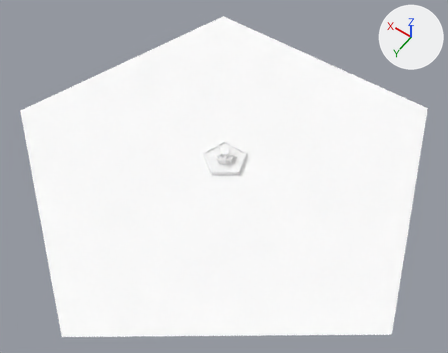
The Blender file Assets/Environment/Gardens/Gardens.blend as it was, and as the next commit left it.
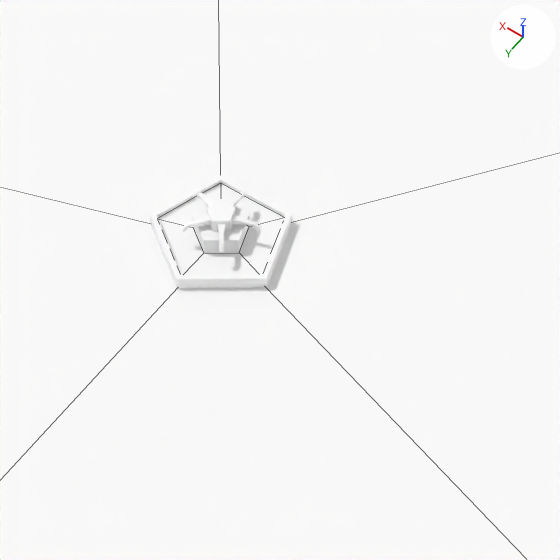
There are two pictures of each version: one whole from a 50 mm lens placed at (-50.0, 70.4, 104.8), pointed at (-2.8, 4.3, 0.9), one close up on the part from 35% to 73% of the width and 25% to 73% of the height. Arrows for +X, +Y and +Z are at upper right; the lights stay in place. The close-ups show mesh edges as thin lines.

The older version as bpy lines, for what is in view:
```python
me_circle = bpy.data.meshes.new('Circle')
me_circle.from_pydata(...)  # 10 vertices, 5 faces; spans x -47.6..47.6, y -40.5..50.0, z 0.0
me_circle.materials.append(mat_material)  # its picture is missing
# before: 0 (0.0, 50.0, 0.0), 1 (-47.6, 15.5, 0.0), 2 (-29.4, -40.5, 0.0), 3 (29.4, -40.5, 0.0), 4 (47.6, 15.5, 0.0)
# before: 5 (0.0, 1.0, 0.0), 6 (-1.0, 0.3, 0.0), 7 (-0.6, -0.8, 0.0), 8 (0.6, -0.8, 0.0), 9 (1.0, 0.3, 0.0)
me_circle_001 = bpy.data.meshes.new('Circle.001')
me_circle_001.from_pydata(...)  # 47 vertices, 34 faces; spans x -2.94..2.94, y -4.05..0.0, z 0.0..3.0
me_circle_001.polygons.foreach_set('use_smooth', [True] * 34)
me_circle_001.materials.append(mat_material)  # its picture is missing
me_circle_002 = bpy.data.meshes.new('Circle.002')
me_circle_002.from_pydata([(-2.65, -3.64, 0.67), (2.65, -3.64, 0.67), (-1.17, -1.62, 0.67), (1.17, -1.62, 0.67)], [], [(1, 3, 2, 0)])
me_circle_002.polygons.foreach_set('use_smooth', [True] * 1)
me_circle_002.materials.append(mat_material)  # its picture is missing
ob_grass = bpy.data.objects.new('Grass', me_circle)
ob_grass.location = (0.0, 0.0, 0.0)
ob_water = bpy.data.objects.new('Water', me_circle_002)
ob_water.parent = ob_well
ob_water.location = (0.0, 0.0, 0.0)
_m = ob_water.modifiers.new('Array', 'ARRAY')
_m.count = 5
_m.constant_offset_displace = (0.0, 0.0, 0.0)
_m.use_relative_offset = False
_m.use_merge_vertices = True
_m.use_object_offset = True
_m.offset_object = ob_empty
_m = ob_water.modifiers.new('EdgeSplit', 'EDGE_SPLIT')
_m.split_angle = 0.984
ob_well = bpy.data.objects.new('Well', me_circle_001)
ob_well.location = (0.0, 0.0, 0.0)
_m = ob_well.modifiers.new('Array', 'ARRAY')
_m.count = 5
_m.constant_offset_displace = (0.0, 0.0, 0.0)
_m.use_relative_offset = False
_m.use_merge_vertices = True
_m.use_object_offset = True
_m.offset_object = ob_empty
_m = ob_well.modifiers.new('EdgeSplit', 'EDGE_SPLIT')
_m.split_angle = 0.984
```
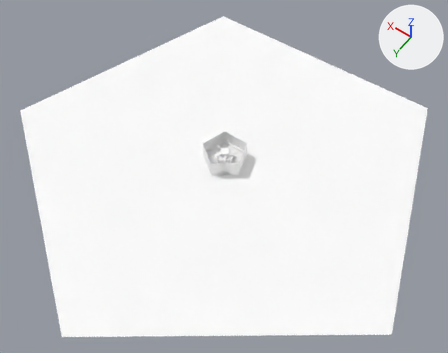
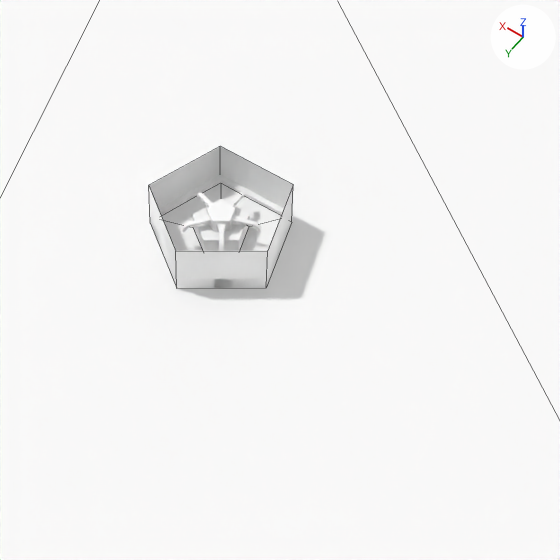
The change, as a list of edits to the scene's bpy script:
```text
Change me_circle:
    where me_circle.from_pydata(...)  # 10 vertices, 5 faces; spans x -47.6..47.6, y -40.5..50.0, z 0.0
    used by ob_grass; location = (0.0, 0.0, 0.0)
    verts and faces of me_circle; kept vertices keep their numbers, new ones are numbered from 10
    me_circle part 1
    add delete_vertices([*range(5, 10)])  # with the faces that use them
    add faces += [(1, 2, 3), (0, 3, 4), (0, 1, 3)]
Add me_circle_003:
    me_circle_003.from_pydata([(-2.94, -4.05, 0.0), (2.94, -4.05, 0.0), (-2.94, -4.05, 3.87), (2.94, -4.05, 3.87), (4.76, 1.55, 0.0), (4.76, 1.55, 3.87), (0.0, 5.0, 0.0), (0.0, 5.0, 3.87), (-4.76, 1.55, 0.0), (-4.76, 1.55, 3.87)], [], [(0, 1, 3, 2), (1, 4, 5, 3), (4, 6, 7, 5), (6, 8, 9, 7), (8, 0, 2, 9)])
    me_circle_003.polygons.foreach_set('use_smooth', [True] * 5)
    me_circle_003.materials.append(mat_material)  # its picture is missing
Add ob_wellcollision:
    ob_wellcollision = bpy.data.objects.new('WellCollision', me_circle_003)
    ob_wellcollision.location = (0.0, 0.0, 0.0)
```

Changed parts and their boxes (x1, y1, x2, y2) in the close-ups (560 x 560 px):
'WellCollision', added
    after: (149, 146, 293, 288)
part 1 of me_circle, cut back
    both: (0, 0, 560, 560)
